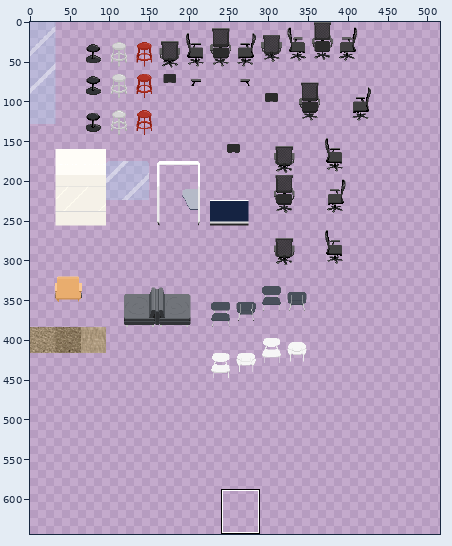
Sprite sheet: tilesets/Office Tiledset.png. The first picture is a wide view before the edit; the outline marks the close-up.
Close-up. Before:
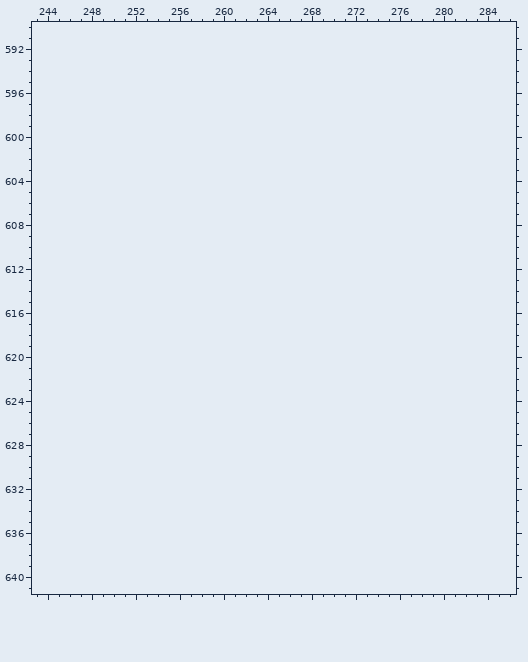
The file is 472x472 pixels. Colours within 5 levels of each other are drawn and written as one. Shown: x 243..286, y 590..641. The old version is drawn lined up with the new one, on the new canvas. The wide view leaves out empty margins. The commit also changed other parts of the picture, which this record leaves out.
Once edited:
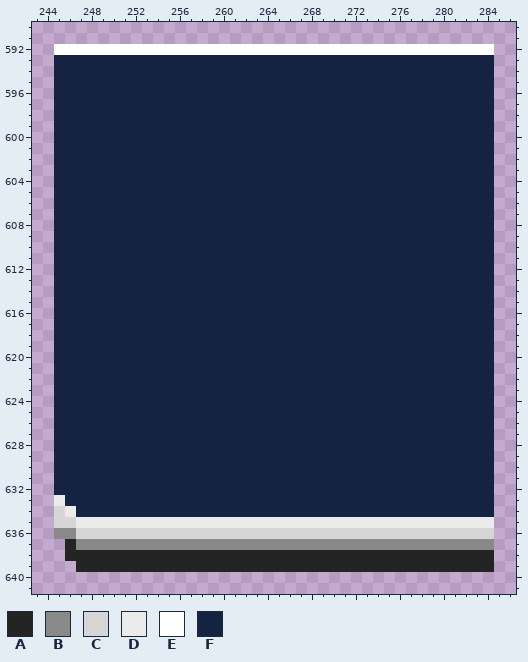
Palette (. is transparent): A #242424  B #898989  C #d6d6d6  D #ebebeb  E #ffffff  F #152342
What changed:
canvas 472x472 -> 800x800
@@ x 243..286 @@
 591 ............................................
-592 ............................................
-593 ............................................
-594 ............................................
-595 ............................................
-596 ............................................
-597 ............................................
-598 ............................................
-599 ............................................
-600 ............................................
-601 ............................................
-602 ............................................
-603 ............................................
-604 ............................................
-605 ............................................
-606 ............................................
-607 ............................................
-608 ............................................
-609 ............................................
-610 ............................................
-611 ............................................
-612 ............................................
-613 ............................................
-614 ............................................
-615 ............................................
-616 ............................................
-617 ............................................
-618 ............................................
-619 ............................................
-620 ............................................
-621 ............................................
-622 ............................................
-623 ............................................
-624 ............................................
-625 ............................................
-626 ............................................
-627 ............................................
-628 ............................................
-629 ............................................
-630 ............................................
-631 ............................................
-632 ............................................
-633 ............................................
-634 ............................................
-635 ............................................
-636 ............................................
-637 ............................................
-638 ............................................
-639 ............................................
+592 ..EEEEEEEEEEEEEEEEEEEEEEEEEEEEEEEEEEEEEEEE..
+593 ..FFFFFFFFFFFFFFFFFFFFFFFFFFFFFFFFFFFFFFFF..
+594 ..FFFFFFFFFFFFFFFFFFFFFFFFFFFFFFFFFFFFFFFF..
+595 ..FFFFFFFFFFFFFFFFFFFFFFFFFFFFFFFFFFFFFFFF..
+596 ..FFFFFFFFFFFFFFFFFFFFFFFFFFFFFFFFFFFFFFFF..
+597 ..FFFFFFFFFFFFFFFFFFFFFFFFFFFFFFFFFFFFFFFF..
+598 ..FFFFFFFFFFFFFFFFFFFFFFFFFFFFFFFFFFFFFFFF..
+599 ..FFFFFFFFFFFFFFFFFFFFFFFFFFFFFFFFFFFFFFFF..
+600 ..FFFFFFFFFFFFFFFFFFFFFFFFFFFFFFFFFFFFFFFF..
+601 ..FFFFFFFFFFFFFFFFFFFFFFFFFFFFFFFFFFFFFFFF..
+602 ..FFFFFFFFFFFFFFFFFFFFFFFFFFFFFFFFFFFFFFFF..
+603 ..FFFFFFFFFFFFFFFFFFFFFFFFFFFFFFFFFFFFFFFF..
+604 ..FFFFFFFFFFFFFFFFFFFFFFFFFFFFFFFFFFFFFFFF..
+605 ..FFFFFFFFFFFFFFFFFFFFFFFFFFFFFFFFFFFFFFFF..
+606 ..FFFFFFFFFFFFFFFFFFFFFFFFFFFFFFFFFFFFFFFF..
+607 ..FFFFFFFFFFFFFFFFFFFFFFFFFFFFFFFFFFFFFFFF..
+608 ..FFFFFFFFFFFFFFFFFFFFFFFFFFFFFFFFFFFFFFFF..
+609 ..FFFFFFFFFFFFFFFFFFFFFFFFFFFFFFFFFFFFFFFF..
+610 ..FFFFFFFFFFFFFFFFFFFFFFFFFFFFFFFFFFFFFFFF..
+611 ..FFFFFFFFFFFFFFFFFFFFFFFFFFFFFFFFFFFFFFFF..
+612 ..FFFFFFFFFFFFFFFFFFFFFFFFFFFFFFFFFFFFFFFF..
+613 ..FFFFFFFFFFFFFFFFFFFFFFFFFFFFFFFFFFFFFFFF..
+614 ..FFFFFFFFFFFFFFFFFFFFFFFFFFFFFFFFFFFFFFFF..
+615 ..FFFFFFFFFFFFFFFFFFFFFFFFFFFFFFFFFFFFFFFF..
+616 ..FFFFFFFFFFFFFFFFFFFFFFFFFFFFFFFFFFFFFFFF..
+617 ..FFFFFFFFFFFFFFFFFFFFFFFFFFFFFFFFFFFFFFFF..
+618 ..FFFFFFFFFFFFFFFFFFFFFFFFFFFFFFFFFFFFFFFF..
+619 ..FFFFFFFFFFFFFFFFFFFFFFFFFFFFFFFFFFFFFFFF..
+620 ..FFFFFFFFFFFFFFFFFFFFFFFFFFFFFFFFFFFFFFFF..
+621 ..FFFFFFFFFFFFFFFFFFFFFFFFFFFFFFFFFFFFFFFF..
+622 ..FFFFFFFFFFFFFFFFFFFFFFFFFFFFFFFFFFFFFFFF..
+623 ..FFFFFFFFFFFFFFFFFFFFFFFFFFFFFFFFFFFFFFFF..
+624 ..FFFFFFFFFFFFFFFFFFFFFFFFFFFFFFFFFFFFFFFF..
+625 ..FFFFFFFFFFFFFFFFFFFFFFFFFFFFFFFFFFFFFFFF..
+626 ..FFFFFFFFFFFFFFFFFFFFFFFFFFFFFFFFFFFFFFFF..
+627 ..FFFFFFFFFFFFFFFFFFFFFFFFFFFFFFFFFFFFFFFF..
+628 ..FFFFFFFFFFFFFFFFFFFFFFFFFFFFFFFFFFFFFFFF..
+629 ..FFFFFFFFFFFFFFFFFFFFFFFFFFFFFFFFFFFFFFFF..
+630 ..FFFFFFFFFFFFFFFFFFFFFFFFFFFFFFFFFFFFFFFF..
+631 ..FFFFFFFFFFFFFFFFFFFFFFFFFFFFFFFFFFFFFFFF..
+632 ..FFFFFFFFFFFFFFFFFFFFFFFFFFFFFFFFFFFFFFFF..
+633 ..DFFFFFFFFFFFFFFFFFFFFFFFFFFFFFFFFFFFFFFF..
+634 ..CDFFFFFFFFFFFFFFFFFFFFFFFFFFFFFFFFFFFFFF..
+635 ..CCDDDDDDDDDDDDDDDDDDDDDDDDDDDDDDDDDDDDDD..
+636 ..BBCCCCCCCCCCCCCCCCCCCCCCCCCCCCCCCCCCCCCC..
+637 ...ABBBBBBBBBBBBBBBBBBBBBBBBBBBBBBBBBBBBBB..
+638 ...AAAAAAAAAAAAAAAAAAAAAAAAAAAAAAAAAAAAAAA..
+639 ....AAAAAAAAAAAAAAAAAAAAAAAAAAAAAAAAAAAAAA..
 640 ............................................
Pixel boxes of the changes (left, top, right, bottom) in both close-ups:
added: (54, 44, 494, 572)
